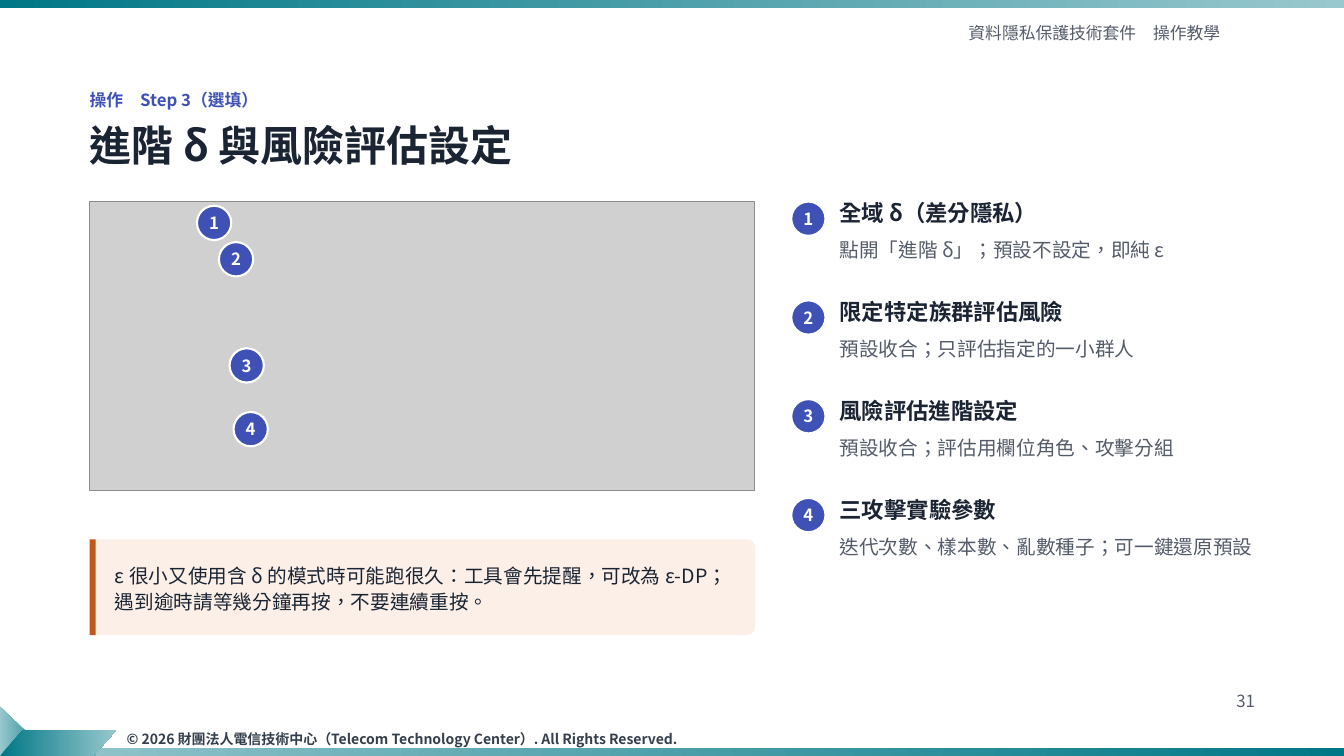
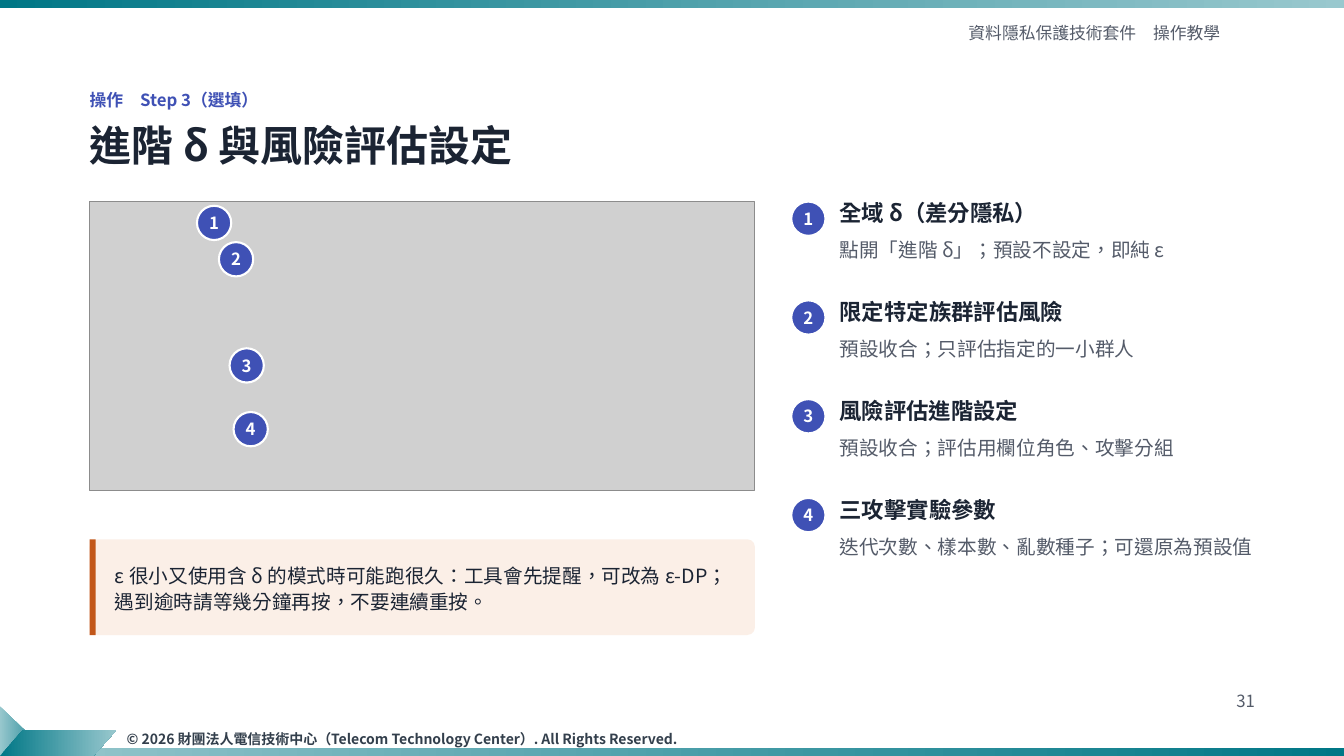
Before and after one commit to ttcdog115016/Demo, a slide deck: slide 31 of slides/資料隱私保護技術套件_操作教學_TTC樣板_v4.pptx. Drawn at 1344x756 pixels with LibreOffice and Linux fonts; fonts in the diff are those of the drawing; grey boxes stand for pictures; background and template pictures are left out. Boxes give left, top, right and bottom in pixels: in the first picture for what was removed or moved away, otherwise in the second. Text is boxed around its words. In the diff, an @@ line names an element or a change of style, - is before the commit and + after.

```diff
--- a/slides/資料隱私保護技術套件_操作教學_TTC樣板_v4.pptx
+++ b/slides/資料隱私保護技術套件_操作教學_TTC樣板_v4.pptx
@@ text at bbox=[840, 537, 1253, 556]: text changed @@
-迭代次數、樣本數、亂數種子；可一鍵還原預設
+迭代次數、樣本數、亂數種子；可還原為預設值
```
Also in this commit, not shown: 12 other slides changed, 7 other files.
